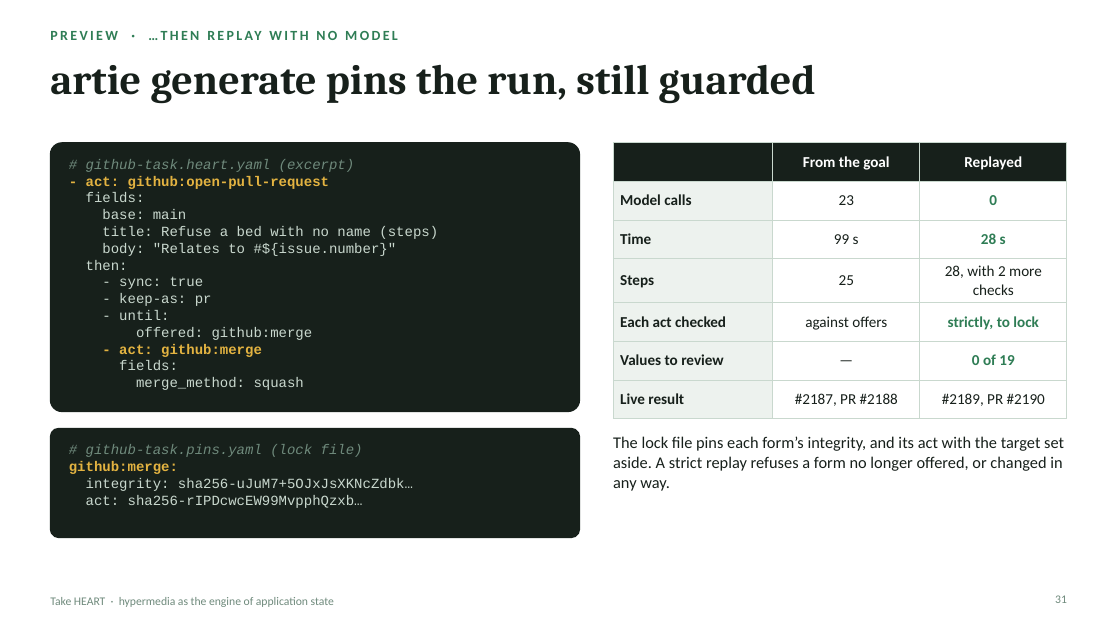
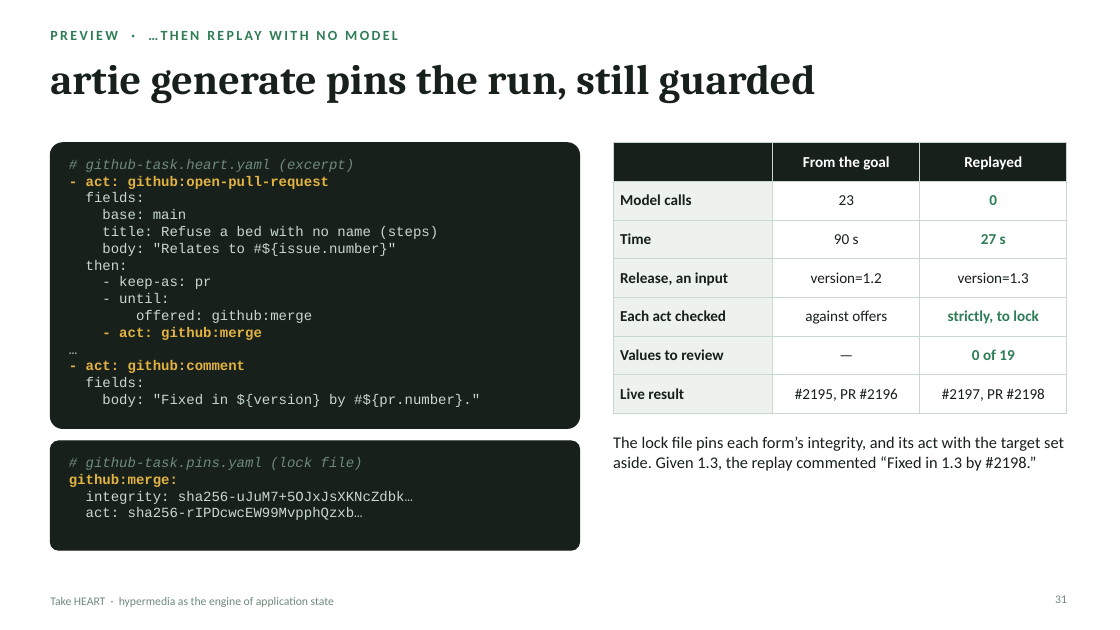
Before and after one commit to JogoShugh/heart-rise-artie, a slide deck: slide 31 of docs/decks/take-heart/Take_HEART_1_2.pptx. Drawn at 1120x630 pixels with LibreOffice and Linux fonts; fonts in the diff are those of the drawing. Boxes give left, top, right and bottom in pixels: in the first picture for what was removed or moved away, otherwise in the second. Text is boxed around its words. In the diff, an @@ line names an element or a change of style, - is before the commit and + after.

```diff
--- a/docs/decks/take-heart/Take_HEART_1_2.pptx
+++ b/docs/decks/take-heart/Take_HEART_1_2.pptx
@@ rounded rectangle: place and size @@
-rounded rectangle at bbox=[50, 143, 580, 412]
+rounded rectangle at bbox=[50, 143, 580, 429]
@@ table at bbox=[613, 143, 1067, 405] @@
-row 3, column 2: 99 s
+row 3, column 2: 90 s
-row 3, column 3: 28 s
+row 3, column 3: 27 s
-row 4: Steps | 25 | 28, with 2 more checks
+row 4: Release, an input | version=1.2 | version=1.3
-row 7, column 2: #2187, PR #2188
+row 7, column 2: #2195, PR #2196
-row 7, column 3: #2189, PR #2190
+row 7, column 3: #2197, PR #2198
@@ text at bbox=[119, 277, 204, 289]: paragraph removed @@
-- sync: true
@@ text at bbox=[86, 360, 246, 373]: paragraphs added @@
+…
+- act: github:comment
@@ text at bbox=[102, 394, 480, 407]: text changed @@
-merge_method: squash
+body: "Fixed in ${version} by #${pr.number}."
@@ rounded rectangle: place and size @@
-rounded rectangle at bbox=[50, 429, 580, 538]
+rounded rectangle at bbox=[50, 441, 580, 550]
@@ text at bbox=[613, 436, 1064, 471]: text changed @@
-The lock file pins each form’s integrity, and its act with the target set aside. A strict replay refuses a form no longer offered, or changed in any way.
+The lock file pins each form’s integrity, and its act with the target set aside. Given 1.3, the replay commented “Fixed in 1.3 by #2198.”
@@ text "# github-task.pins.yaml (lock file)": place and size @@
-text "# github-task.pins.yaml (lock file)" at bbox=[69, 444, 413, 508]
+text "# github-task.pins.yaml (lock file)" at bbox=[69, 457, 413, 520]
```
Also in this commit, not shown: 6 other slides changed, 22 other files.
